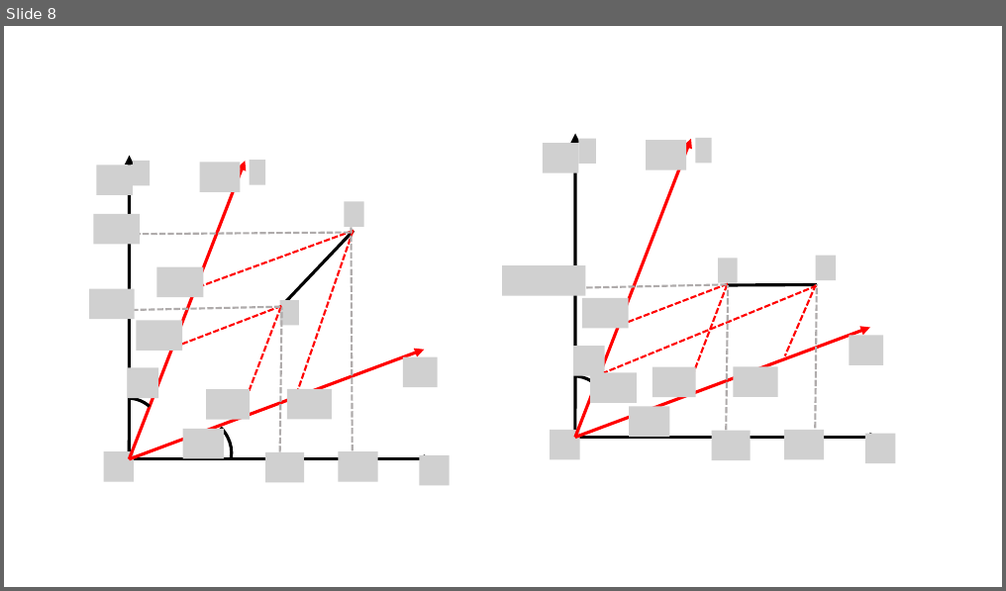
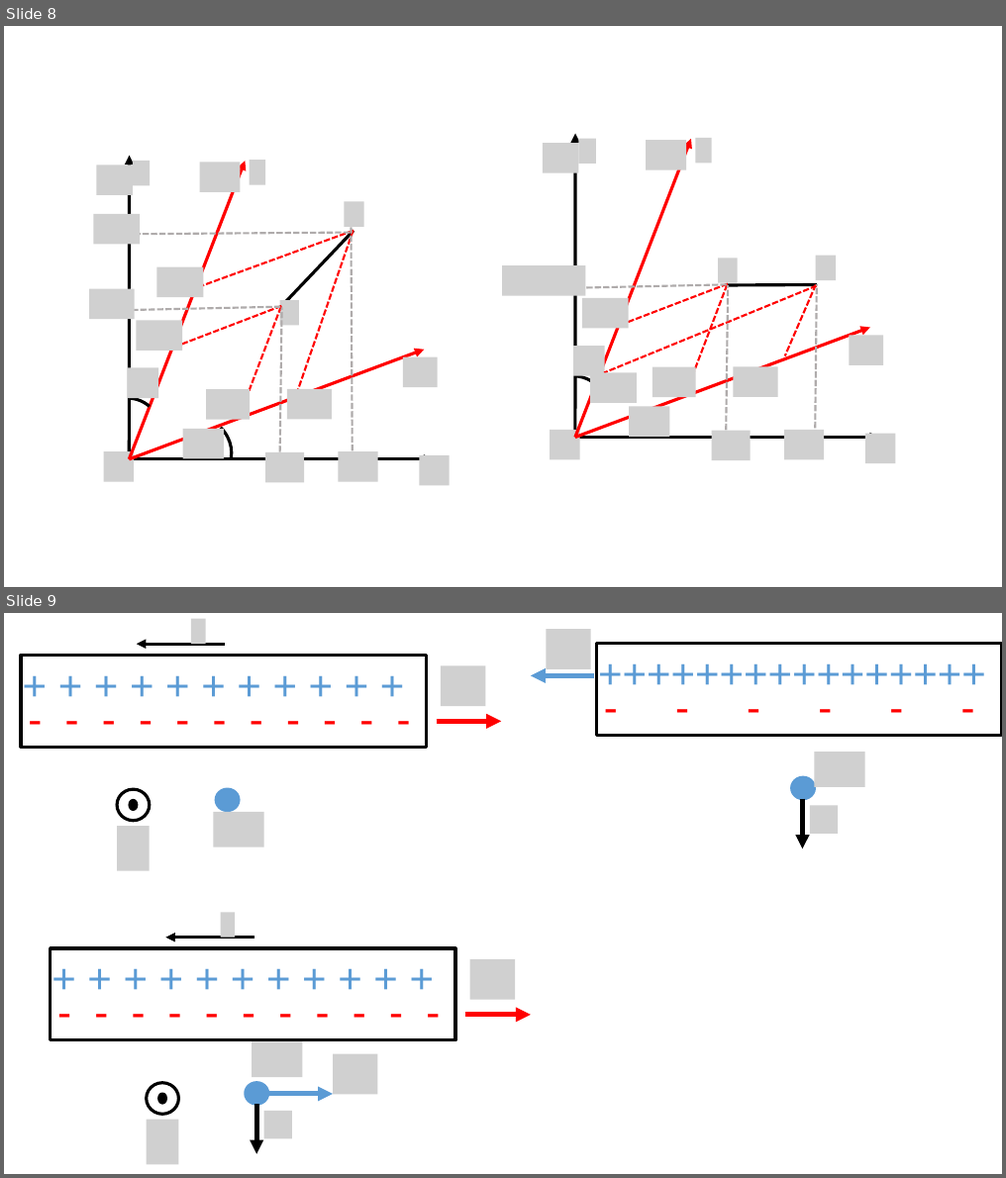
Before and after one commit to OSTP/PhysicsArtofModelling, a slide deck: tex/figures/SpecialRelativity/Figures.pptx. Shown one above the other, each under a label of ours: slide 8 before the commit, slides 8 and 9 after it. The pictures are 1006x591 and 1006x1178 pixels, drawn with LibreOffice and Linux fonts; fonts in the diff are those of the drawing; grey boxes stand for pictures. Boxes give left, top, right and bottom in pixels: in the first picture for what was removed or moved away, otherwise in the second. Text is boxed around its words. In the diff, an @@ line names an element or a change of style, - is before the commit and + after.

```diff
--- a/tex/figures/SpecialRelativity/Figures.pptx
+++ b/tex/figures/SpecialRelativity/Figures.pptx
@@ slide 9 added at (x1=4, y1=613, x2=1002, y2=1174), background #FFFFFF @@
@@ group added at (x1=15, y1=619, x2=501, y2=871): 4 pictures, 3 ellipses, 2 texts, 2 arrows, 1 rectangle @@
++ + + + + + + + + + +
+- - - - - - - - - - -
@@ group added at (x1=531, y1=629, x2=1002, y2=849): 3 pictures, 2 texts, 2 arrows, 1 rectangle, 1 ellipse @@
+++++++++++++++++
+- - - - - -
@@ group added at (x1=45, y1=912, x2=531, y2=1164): 6 pictures, 4 arrows, 3 ellipses, 2 texts, 1 rectangle @@
++ + + + + + + + + + +
+- - - - - - - - - - -
```
Also in this commit, not shown: 1 slide removed, 6 other files.
